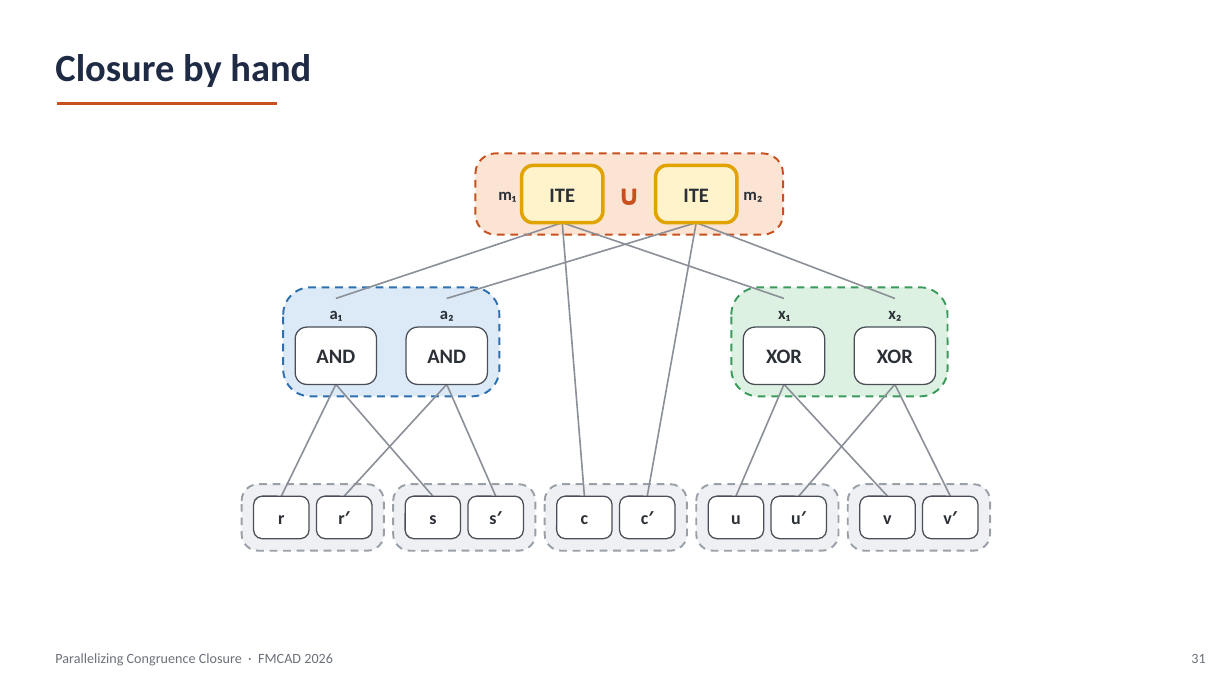
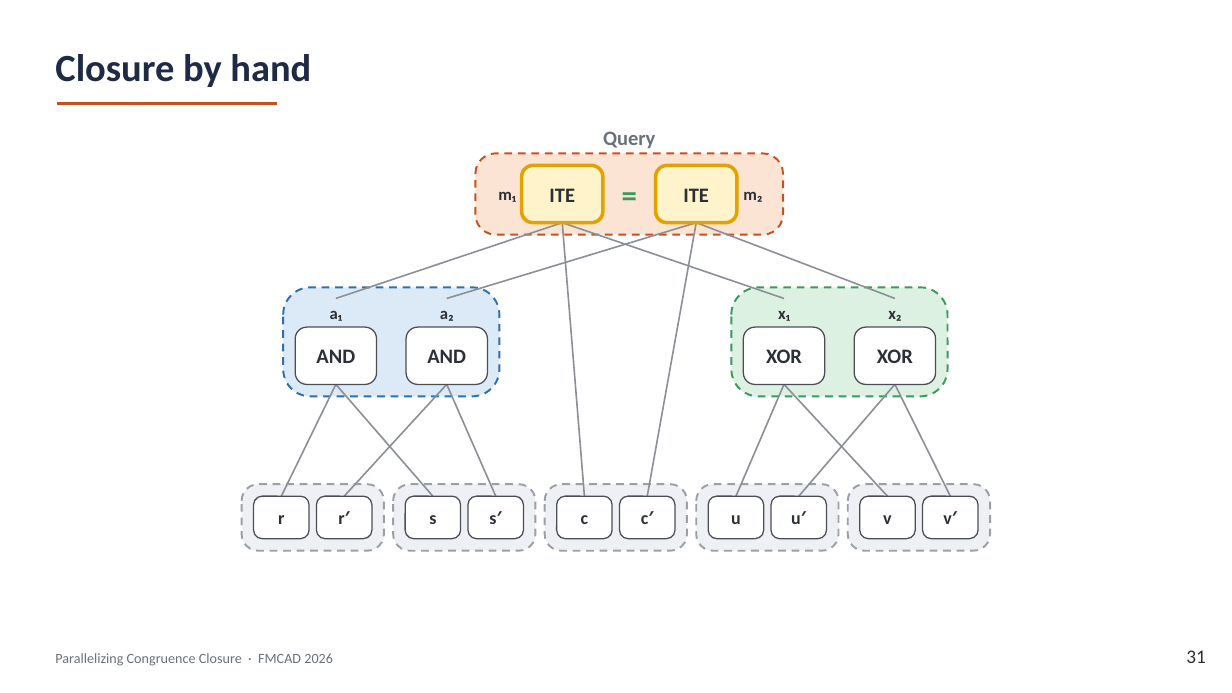
Before and after one commit to amarshah1/parallelcc-paper, a slide deck: slide 31 of slides/parallelcc-part1.pptx. Drawn at 1232x693 pixels with LibreOffice and Linux fonts; fonts in the diff are those of the drawing. Boxes give left, top, right and bottom in pixels: in the first picture for what was removed or moved away, otherwise in the second. Text is boxed around its words. In the diff, an @@ line names an element or a change of style, - is before the commit and + after.

```diff
--- a/slides/parallelcc-part1.pptx
+++ b/slides/parallelcc-part1.pptx
@@ text added at (x1=603, y1=131, x2=655, y2=148), 16 pt, text #6B717A, bold @@
+Query
@@ text at (x1=579, y1=170, x2=680, y2=218): text changed; size 22 to 24 pt; text colour #C8501E to #3A9A5B @@
-∪
+=
@@ text "31" at (x1=1186, y1=650, x2=1205, y2=663): size 11 to 15 pt, text colour #6B717A to #2B2F36 @@
```
Also in this commit, not shown: 43 other slides changed, 4 slides added, 2 slides removed, 1 other file.
